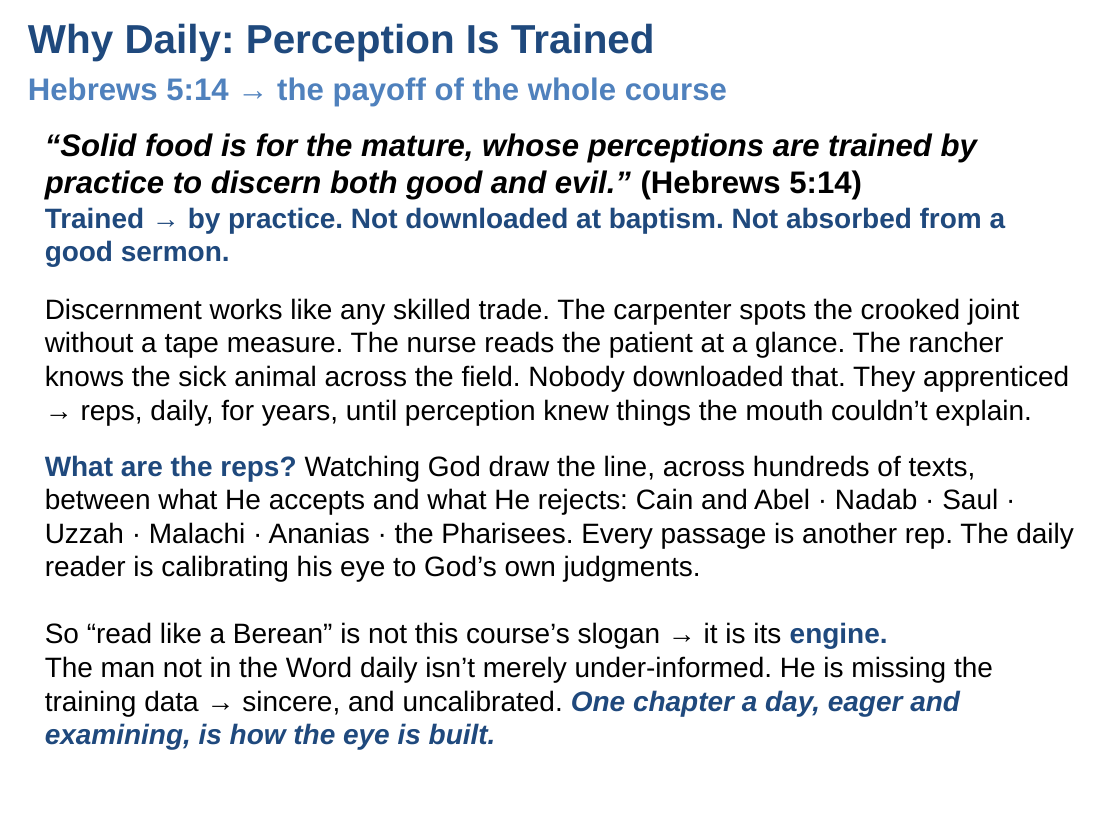
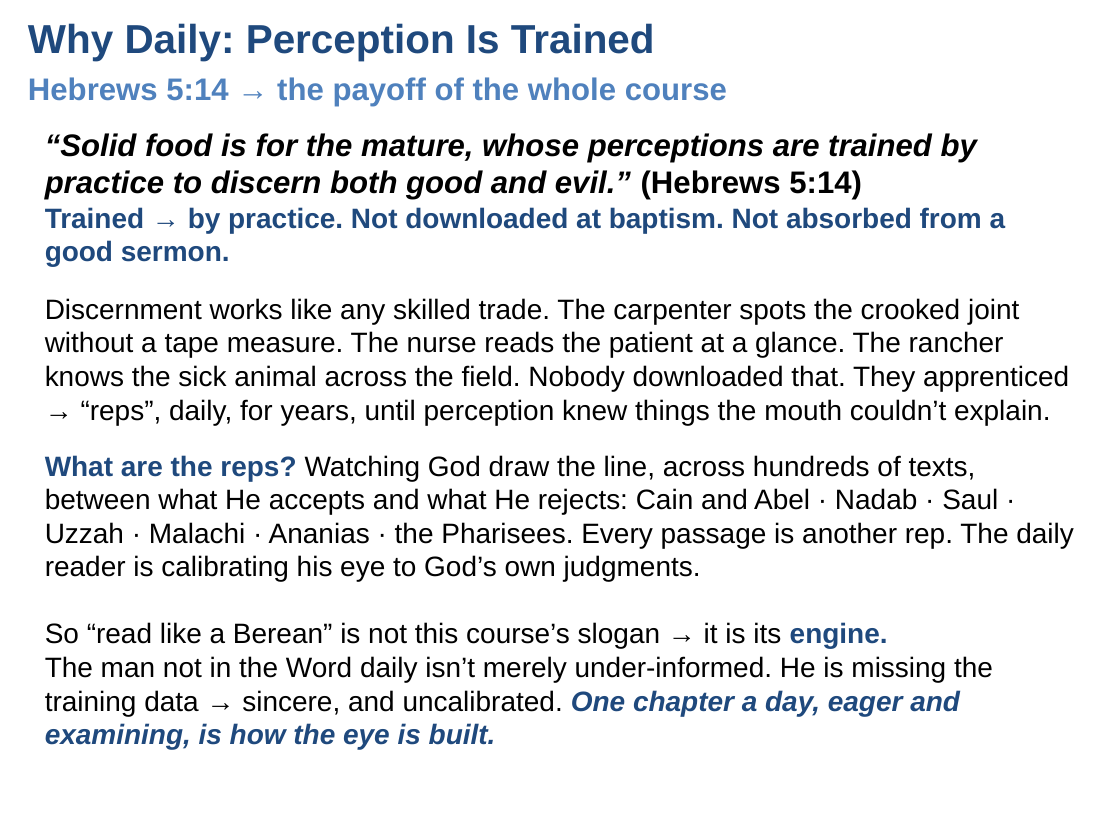
Before and after one commit to UsefulEngines/EvangelismPublic, a slide deck: slide 5 of 2026-Q4/05-TheBereanMethod/Week05-TheBereanMethod.pptx. Drawn at 1120x840 pixels with LibreOffice and Linux fonts; fonts in the diff are those of the drawing. Boxes give left, top, right and bottom in pixels: in the first picture for what was removed or moved away, otherwise in the second. Text is boxed around its words. In the diff, an @@ line names an element or a change of style, - is before the commit and + after.

```diff
--- a/2026-Q4/05-TheBereanMethod/Week05-TheBereanMethod.pptx
+++ b/2026-Q4/05-TheBereanMethod/Week05-TheBereanMethod.pptx
@@ text at [45, 298, 1069, 425]: text changed @@
-Discernment works like any skilled trade. The carpenter spots the crooked joint without a tape measure. The nurse reads the patient at a glance. The rancher knows the sick animal across the field. Nobody downloaded that. They apprenticed → reps, daily, for years, until perception knew things the mouth couldn’t explain.
+Discernment works like any skilled trade. The carpenter spots the crooked joint without a tape measure. The nurse reads the patient at a glance. The rancher knows the sick animal across the field. Nobody downloaded that. They apprenticed → “reps”, daily, for years, until perception knew things the mouth couldn’t explain.
```
Also in this commit, not shown: 3 other slides changed, 1 other file.
